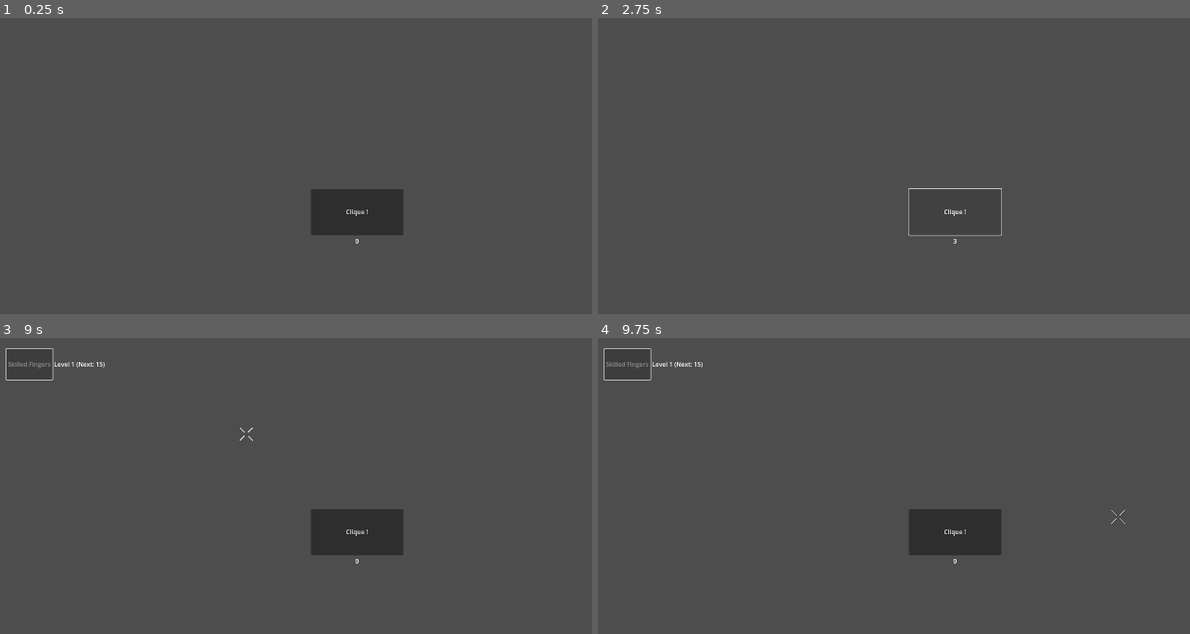
Above: before the commit, frames 1-4 (two rows, left to right).
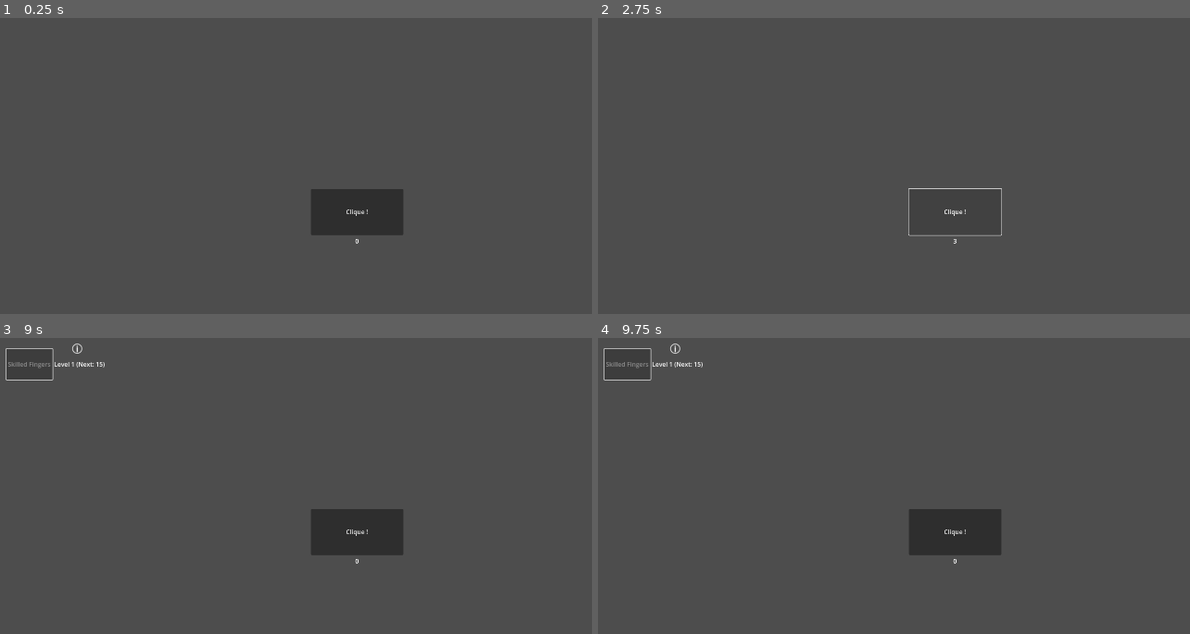
Above: after the commit, the same moments.

Repository: JulienGitAcc/Clicker-Test
Game: Godot game, scene res://main.tscn
Same seed, same stepped clock (60 frames per second), same inputs: the game is played once before the commit and once after it. The project has no main scene, so this scene is started directly.
Inputs (mouse positions are in pixels of both pictures, inside the frame that each line leads up to):
- Up to frame 1 (0.25 s): no input
- Up to frame 2 (2.75 s): click "Clique !" at 0.5 s; click "Clique !" at 1.25 s; click "Clique !" at 2 s
- Up to frame 3 (9 s): tap Enter at 2.75, 4.25, 5.75 s; move the mouse to (520, 515) at 2.77 s; click (520, 515) at 2.92 s; tap Space at 3.5, 5, 6.5 s; move the mouse to (207, 557) at 3.52 s; click (207, 557) at 3.67 s; move the mouse to (432, 444) at 4.27 s; click (432, 444) at 4.42 s; move the mouse to (319, 619) at 5.02 s; click (319, 619) at 5.17 s; move the mouse to (580, 598) at 5.77 s; click (580, 598) at 5.92 s; move the mouse to (136, 474) at 6.52 s; click (136, 474) at 6.67 s; move the mouse to (396, 536) at 7.27 s; click (396, 536) at 7.42 s; click "Skilled Fingers" at 8 s; move the mouse to (248, 432) at 8.77 s; click (248, 432) at 8.92 s
- Up to frame 4 (9.75 s): move the mouse to (1118, 515) at 9.52 s; click (1118, 515) at 9.67 s

Frames 1-2 are identical in both runs. In frame 3, less than 0.1% of the frame differs, in the area x 12-43%, y 1-35%; in frame 4, less than 0.1%.

Commit message:
ajout d'un logo info

Diff:
--- a/main.gd
+++ b/main.gd
@@ -12,24 +12,24 @@
 @onready var upgrade_button_1: Button = $HBoxContainer/UpgradeButton1
 @onready var upgrade_label_1: Label = $HBoxContainer/UpgradeLabel1
 @onready var hitmarker_template = $HitMarker
-
+@onready var info_logo1 = $Info
+@onready var info_1 = $Info/Area2D
 
 
 func _ready() -> void:
 	click_button.pressed.connect(_on_ClickButton_pressed)
 	upgrade_button_1.pressed.connect(_on_UpgradeButton1_pressed)
+	info_1.mouse_entered.connect(_on_Info_1_entered)
+	info_1.mouse_exited.connect(_on_Info_1_exited)
 	_update_label()
 	_update_upgrade_1_level()
 	upgrade_button_1.visible = false
 	upgrade_label_1.visible = false
+	info_logo1.visible = false
+
 
 func _process(_delta):
 	upgrade_button_1.disabled = score < upgrade_1_cost
-
-
-func _input(event: InputEvent) -> void:
-	if event is InputEventMouseButton and event.pressed:
-		_spawn_hitmarker()
 
 
 func _spawn_hitmarker():
@@ -47,6 +47,13 @@
 	tween.connect("finished", Callable(marker, "queue_free"))
 
 
+func _on_Info_1_entered() -> void:
+	print("entrée!")
+
+func _on_Info_1_exited() -> void:
+	print("sortie")
+
+
 func _on_UpgradeButton1_pressed() -> void:
 	if score >= upgrade_1_cost:
 		score -= upgrade_1_cost
@@ -57,6 +64,7 @@
 
 
 func _on_ClickButton_pressed() -> void:
+	_spawn_hitmarker()
 	$AnimationPlayer.stop()
 	$AnimationPlayer.play("ShakeClick")
 	score += 1 + upgrade_1_level
@@ -65,6 +73,7 @@
 		upgrade_1_shown = true
 		upgrade_button_1.visible = true
 		upgrade_label_1.visible = true
+		info_logo1.visible = true
 
 
 func _update_label() -> void:
--- a/main.tscn
+++ b/main.tscn
@@ -1,7 +1,8 @@
-[gd_scene load_steps=7 format=3 uid="uid://cao2geyaqj07i"]
+[gd_scene load_steps=9 format=3 uid="uid://cao2geyaqj07i"]
 
 [ext_resource type="Script" uid="uid://digh176gqehm6" path="res://main.gd" id="1_ig7tw"]
 [ext_resource type="Texture2D" uid="uid://cgmv1a3pgrnw0" path="res://assets/hit marker.png" id="2_0xm2m"]
+[ext_resource type="Texture2D" uid="uid://4uhb35uju3oq" path="res://assets/info.png" id="2_h2yge"]
 
 [sub_resource type="Animation" id="Animation_0xm2m"]
 length = 0.001
@@ -55,6 +56,9 @@
 &"Shake_Click": SubResource("Animation_ig7tw")
 }
 
+[sub_resource type="CircleShape2D" id="CircleShape2D_h2yge"]
+radius = 13.601471
+
 [node name="Main" type="Control"]
 custom_minimum_size = Vector2(1920, 1080)
 layout_mode = 3
@@ -63,6 +67,7 @@
 anchor_bottom = 1.0
 grow_horizontal = 2
 grow_vertical = 2
+mouse_filter = 2
 script = ExtResource("1_ig7tw")
 
 [node name="HitMarker" type="Sprite2D" parent="."]
@@ -114,3 +119,15 @@
 libraries = {
 &"": SubResource("AnimationLibrary_h2yge")
 }
+
+[node name="Info" type="Sprite2D" parent="."]
+texture_filter = 2
+texture_repeat = 2
+position = Vector2(234, 50)
+texture = ExtResource("2_h2yge")
+
+[node name="Area2D" type="Area2D" parent="Info"]
+
+[node name="CollisionShape2D" type="CollisionShape2D" parent="Info/Area2D"]
+position = Vector2(0, -1)
+shape = SubResource("CircleShape2D_h2yge")
Binary file added: assets/info.png
Not shown, added: assets/info.png.import
